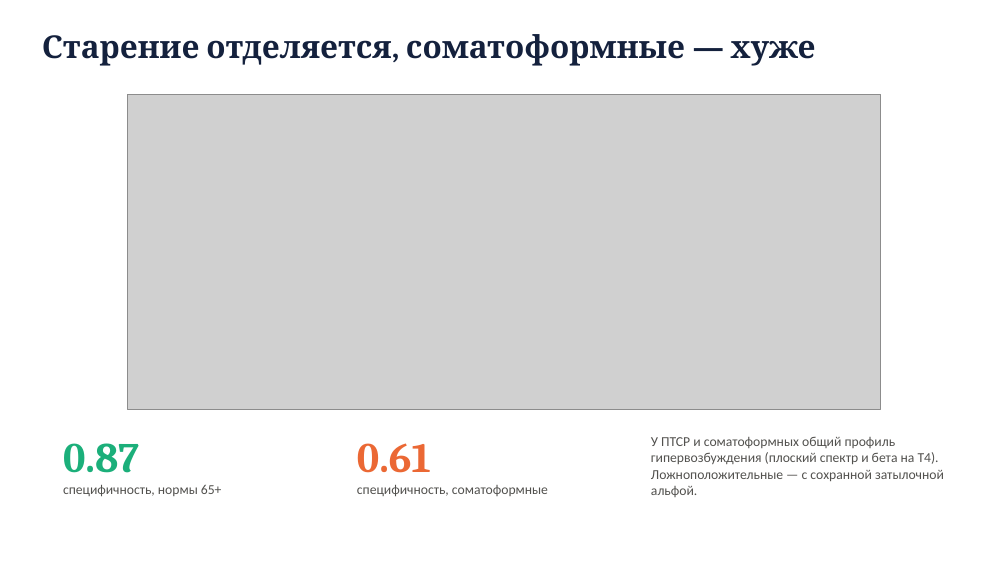
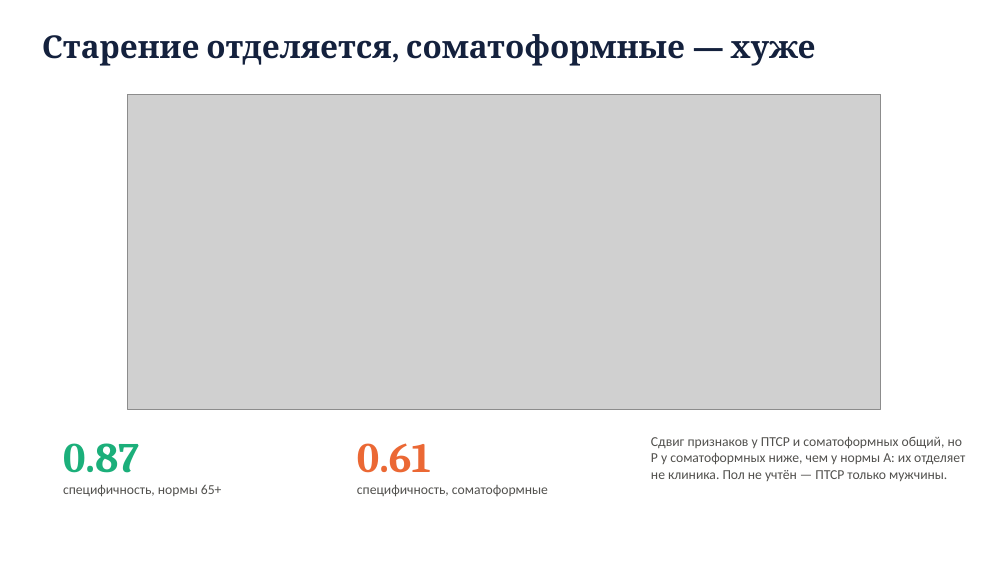
Before and after one commit to igor688-hub/neurodiagnosis-eeg, a slide deck: slide 7 of report/presentation.pptx (slide 6 before the commit). Drawn at 1008x567 pixels with LibreOffice and Linux fonts; fonts in the diff are those of the drawing; grey boxes stand for pictures. Boxes give left, top, right and bottom in pixels: in the first picture for what was removed or moved away, otherwise in the second. Text is boxed around its words. In the diff, an @@ line names an element or a change of style, - is before the commit and + after.

```diff
--- a/report/presentation.pptx
+++ b/report/presentation.pptx
@@ text at (651, 436, 965, 481): text changed @@
-У ПТСР и соматоформных общий профиль гипервозбуждения (плоский спектр и бета на T4). Ложноположительные — с сохранной затылочной альфой.
+Сдвиг признаков у ПТСР и соматоформных общий, но P у соматоформных ниже, чем у нормы A: их отделяет не клиника. Пол не учтён — ПТСР только мужчины.
```
Also in this commit, not shown: 4 other slides changed, 1 slide added, 2 other files.
